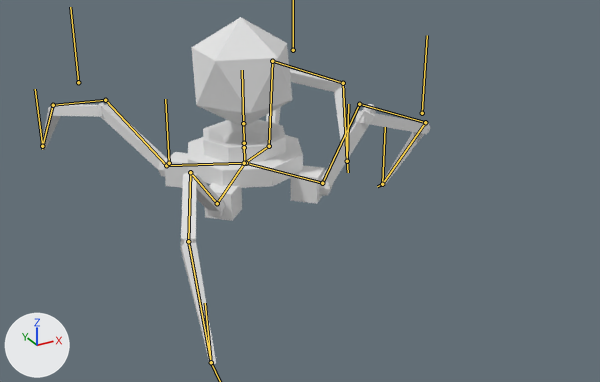
The Blender file model/VAT/robot2/robot2.blend: old version first, new version second.
One viewpoint serves both versions: a 50 mm camera at (-6.0, -13.02, 5.4) aimed at (0.61, -1.01, -0.61). Arrows for +X, +Y and +Z are at lower left; the lights stay in place. Both versions are drawn at frame 81 of the action 'ArmatureAction'; the numbers are the values there. The bones that bend it are drawn over the model as lines.

Objects in the first picture: 'Body', 'Icosphere', 'Legs'.
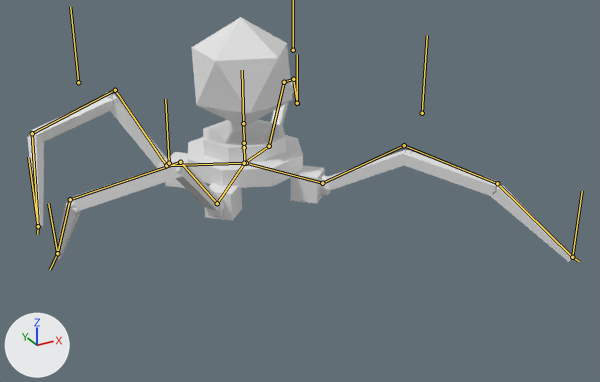
Boxes (x1, y1, x2, y2) around the edits, measured in the pictures (600 x 382 px):
'Legs', posed (40% wider, 38% shorter): before (41, 69, 430, 365); after (27, 79, 573, 262)
bone 'FrontRightLeg.Target1', root to tip: before (211, 362) to (205, 303); after (57, 253) to (48, 203)
bone 'BackLeftLeg.Target1', root to tip: before (347, 161) to (348, 104); after (297, 103) to (297, 54)
bone 'FrontLeftLeg.Target1', root to tip: before (382, 184) to (385, 127); after (572, 257) to (582, 191)
bone 'BackRightLeg.Target1', root to tip: before (42, 146) to (35, 89); after (38, 226) to (28, 157)

The change, as a diff of the scene's bpy script:
```diff
--- a/model/VAT/robot2/robot2.blend.py
+++ b/model/VAT/robot2/robot2.blend.py
@@ bone_frontrightleg_target1 @@
 bone_frontrightleg_target1 = bpy.data.objects['Armature'].pose.bones['FrontRightLeg.Target1']
-bone_frontrightleg_target1.location = (1.98, -0.57, 0.03)
+bone_frontrightleg_target1.location = (1.06, -0.47, -3.99)
@@ bone_backleftleg_target1 @@
 bone_backleftleg_target1 = bpy.data.objects['Armature'].pose.bones['BackLeftLeg.Target1']
-bone_backleftleg_target1.location = (1.41, -0.5, 4.24)
+bone_backleftleg_target1.location = (-0.71, -0.5, 0.71)
@@ bone_frontleftleg_target1 @@
 bone_frontleftleg_target1 = bpy.data.objects['Armature'].pose.bones['FrontLeftLeg.Target1']
-bone_frontleftleg_target1.location = (-4.0, -0.5, 2.0)
+bone_frontleftleg_target1.location = (0.0, -0.5, 1.0)
@@ bone_backrightleg_target1 @@
 bone_backrightleg_target1 = bpy.data.objects['Armature'].pose.bones['BackRightLeg.Target1']
-bone_backrightleg_target1.location = (-1.89, -0.5, -0.67)
+bone_backrightleg_target1.location = (0.39, -0.5, -4.1)
```
